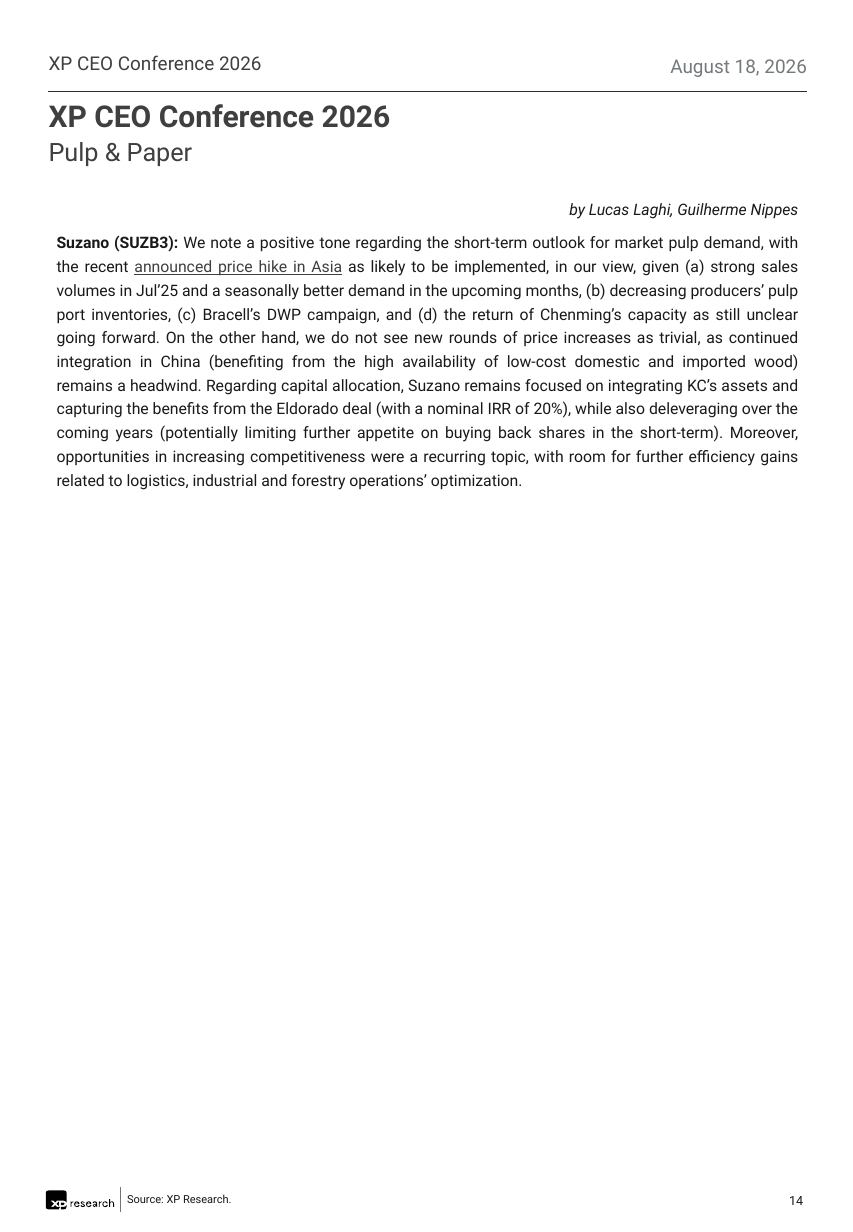
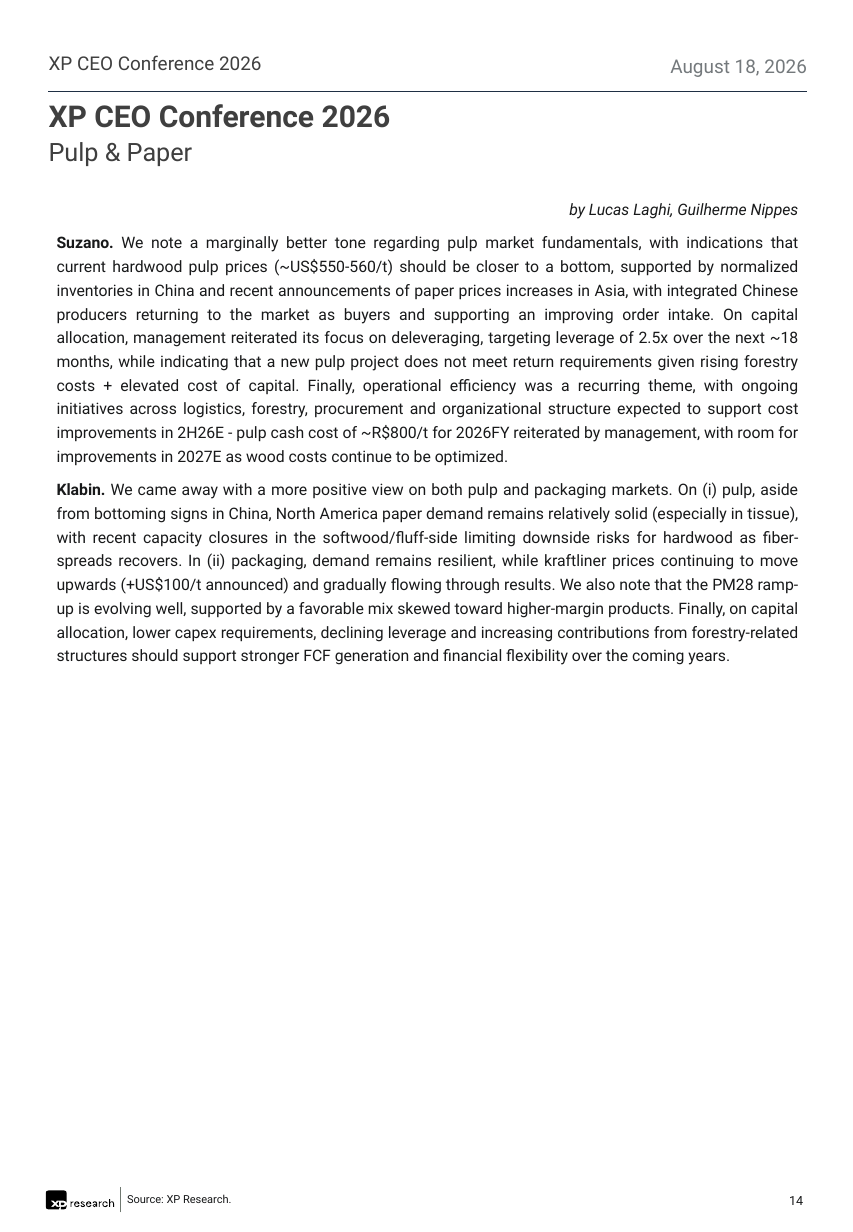
Before and after one commit to CaioLSouza/datasets, a slide deck: slide 14 of ceo_conference_2026/Feedback XP CEO Conference 2026.pptx. Drawn at 853x1232 pixels with LibreOffice and Linux fonts; fonts in the diff are those of the drawing. Boxes give left, top, right and bottom in pixels: in the first picture for what was removed or moved away, otherwise in the second. Text is boxed around its words. In the diff, an @@ line names an element or a change of style, - is before the commit and + after.

```diff
--- a/ceo_conference_2026/Feedback XP CEO Conference 2026.pptx
+++ b/ceo_conference_2026/Feedback XP CEO Conference 2026.pptx
@@ text at bbox=[57, 236, 799, 665]: text changed @@
-Suzano (SUZB3): We note a positive tone regarding the short-term outlook for market pulp demand, with the recent announced price hike in Asia as likely to be implemented, in our view, given (a) strong sales volumes in Jul’25 and a seasonally better demand in the upcoming months, (b) decreasing producers’ pulp port inventories, (c) Bracell’s DWP campaign, and (d) the return of Chenming’s capacity as still unclear going forward. On the other hand, we do not see new rounds of price increases as trivial, as continued integration in China (benefiting from the high availability of low-cost domestic and imported wood) remains a headwind. Regarding capital allocation, Suzano remains focused on integrating KC’s assets and capturing the benefits from the Eldorado deal (with a nominal IRR of 20%), while also deleveraging over the coming years (potentially limiting further appetite on buying back shares in the short-term). Moreover, opportunities in increasing competitiveness were a recurring topic, with room for further efficiency gains related to logistics, industrial and forestry operations’ optimization.
+Suzano. We note a marginally better tone regarding pulp market fundamentals, with indications that current hardwood pulp prices (~US$550-560/t) should be closer to a bottom, supported by normalized inventories in China and recent announcements of paper prices increases in Asia, with integrated Chinese producers returning to the market as buyers and supporting an improving order intake. On capital allocation, management reiterated its focus on deleveraging, targeting leverage of 2.5x over the next ~18 months, while indicating that a new pulp project does not meet return requirements given rising forestry costs + elevated cost of capital. Finally, operational efficiency was a recurring theme, with ongoing initiatives across logistics, forestry, procurement and organizational structure expected to support cost improvements in 2H26E - pulp cash cost of ~R$800/t for 2026FY reiterated by management, with room for improvements in 2027E as wood costs continue to be optimized.
+Klabin. We came away with a more positive view on both pulp and packaging markets. On (i) pulp, aside from bottoming signs in China, North America paper demand remains relatively solid (especially in tissue), with recent capacity closures in the softwood/fluff-side limiting downside risks for hardwood as fiber-spreads recovers. In (ii) packaging, demand remains resilient, while kraftliner prices continuing to move upwards (+US$100/t announced) and gradually flowing through results. We also note that the PM28 ramp-up is evolving well, supported by a favorable mix skewed toward higher-margin products. Finally, on capital allocation, lower capex requirements, declining leverage and increasing contributions from forestry-related structures should support stronger FCF generation and financial flexibility over the coming years.
```
Also in this commit, not shown: 14 other slides changed, 7 slides added.
